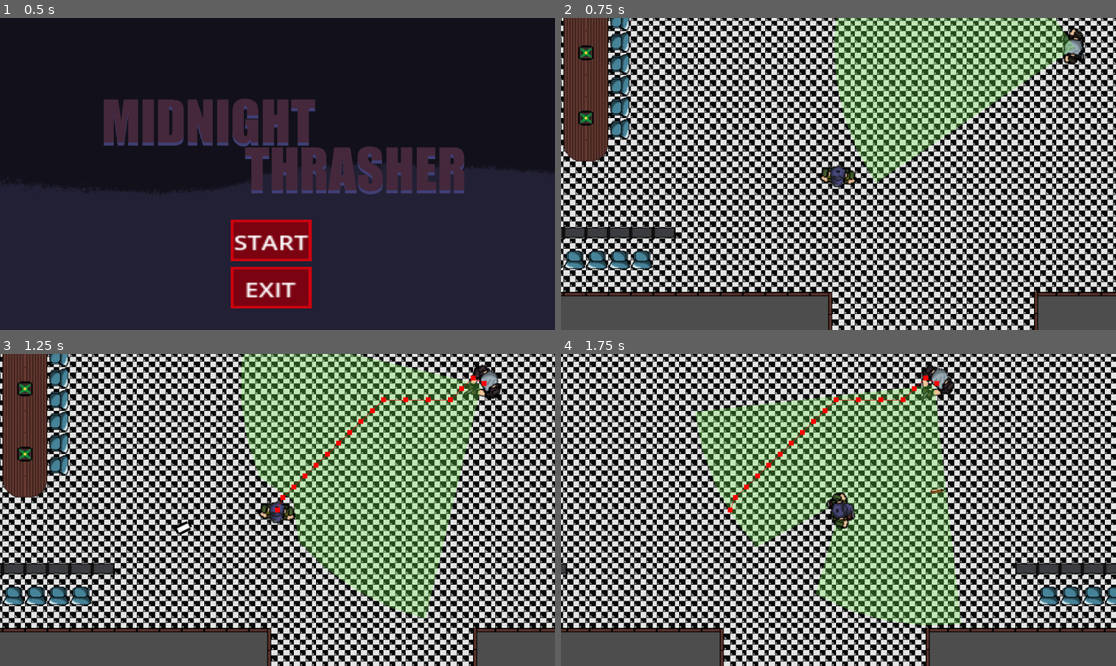
Above: before the commit, frames 1-4 (two rows, left to right).
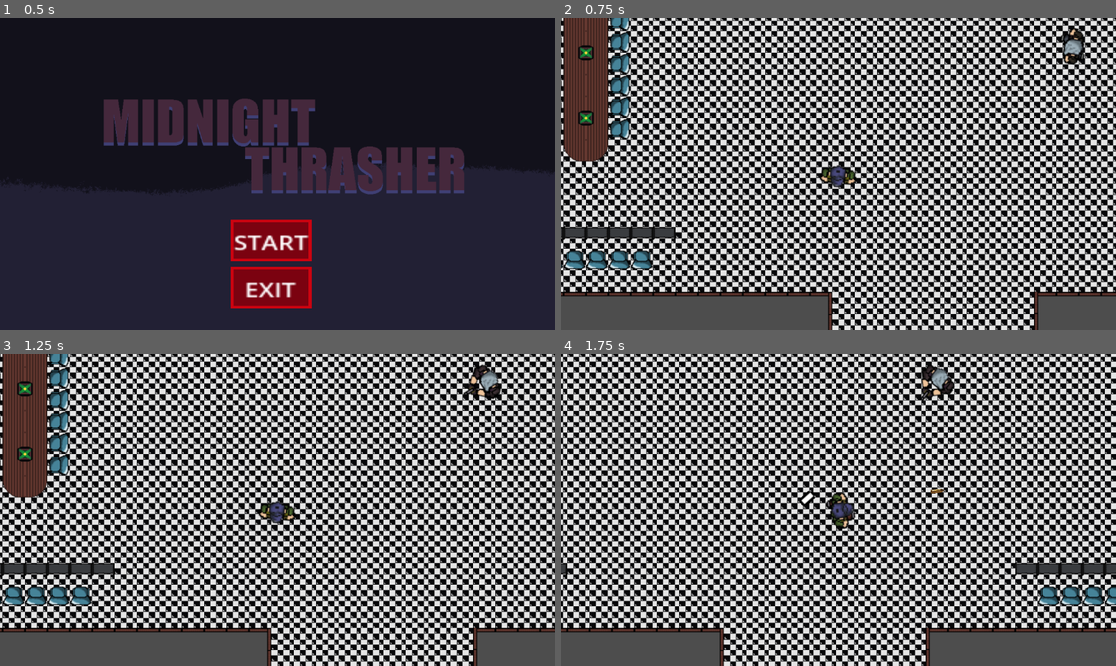
Above: after the commit, the same moments.

Repository: HugoOkumura/Midnight_Thrasher
Game: Godot game, scene res://title/tittle_screen.tscn
The game is run twice, just before and just after one commit, with the same random seed, the same clock (stepped at 60 frames per second) and the same inputs.
Inputs (mouse positions are in pixels of both pictures, inside the frame that each line leads up to):
- Up to frame 1 (0.5 s): no input
- Up to frame 2 (0.75 s): click "START" at 0.5 s
- Up to frame 3 (1.25 s): no input
- Up to frame 4 (1.75 s): tap Enter (ui_accept) at 1.25, 1.52 s; move the mouse to (960, 494) at 1.27 s; hold Right (ui_right) from 1.28 s (still down); click (960, 494) at 1.42 s

Frame 1 is identical in both runs. In frame 2, 14% of the frame differs, in the area x 49-93%, y 0-53%; in frame 3, 25%, in the area x 31-88%, y 0-85%; in frame 4, 24%.

Commit message:
Concertando o ataque do inimigio

Diff:
--- a/Arma/Arma.gd
+++ b/Arma/Arma.gd
@@ -6,8 +6,9 @@
 @onready var bullet_point = $"Bullet Point"
 @onready var forward = $Forward
 
+
 var parent: CharacterBody2D
-var shoot_time = 3
+var shoot_time = 2
 var bullets_per_shot = 1
 var aperture_angle = 0
 var shot_distance = 200
@@ -33,3 +34,6 @@
 
 	for i in range(bullets_per_shot):
 		_create_bullet(direction + offset*i, shooter)
+
+func get_shoot_time() -> float:
+	return shoot_time
--- a/Inimigo/Inimigo.tscn
+++ b/Inimigo/Inimigo.tscn
@@ -293,9 +293,9 @@
 
 [node name="NavigationAgent2D" type="NavigationAgent2D" parent="."]
 path_postprocessing = 1
-debug_enabled = true
 
 [node name="VisionCone2D" type="Node2D" parent="." node_paths=PackedStringArray("write_collision_polygon", "write_polygon2d")]
+visible = false
 rotation = -1.57079
 script = ExtResource("3_4gwwd")
 angle_deg = 90
@@ -332,6 +332,10 @@
 [node name="InimigoAtaque" type="Node" parent="State Machine"]
 script = ExtResource("3_86r7y")
 
+[node name="Timer" type="Timer" parent="State Machine/InimigoAtaque"]
+one_shot = true
+autostart = true
+
 [node name="InimigoMorte" type="Node" parent="State Machine"]
 script = ExtResource("10_02vat")
 
@@ -364,5 +368,6 @@
 one_shot = true
 
 [connection signal="body_entered" from="VisionCone2D/VisionConeArea" to="." method="_on_vision_cone_area_body_entered"]
+[connection signal="timeout" from="State Machine/InimigoAtaque/Timer" to="State Machine/InimigoAtaque" method="_on_timer_timeout"]
 [connection signal="area_entered" from="hitbox" to="." method="_on_hitbox_area_entered"]
 [connection signal="timeout" from="tempo de recarga" to="." method="_on_tempo_de_recarga_timeout"]
--- a/Inimigo/InimigoAtaque.gd
+++ b/Inimigo/InimigoAtaque.gd
@@ -5,15 +5,16 @@
 @onready var ani_sprite = $"../../AnimatedSprite2D"
 @onready var nav = $"../../NavigationAgent2D"
 @onready var arma_inimigo = $"../../Arma Inimigo"
+@onready var timer = $Timer
 
+#var atk_time = arma_inimigo.get_shoot_time()
 var player_position
 var nav_point
 var time_elapsed := 0.0
 
 func Enter(_args):
 	ani_sprite.play("parado_armado")
-	print(arma_inimigo.shoot_time)
-	shoot()
+	#shoot()
 
 func Physics_Update(_delta: float):
 	player_position = inimigo.get_target().global_position
@@ -27,12 +28,15 @@
 	if inimigo.get_distance() > arma_inimigo.shot_distance:
 		Transitioned.emit(self, "InimigoSeguir", null)
 
-	time_elapsed += _delta
 	inimigo.set_distance(inimigo.global_position, player_position)
 
 func shoot():
-	time_elapsed = 0
 	arma_inimigo.fire_bullet(inimigo)
+	timer.start()
 
-func Exit():
-	time_elapsed = 0
+#func Exit():
+	#time_elapsed = 0
+
+func _on_timer_timeout():
+	if inimigo.statesm.current_state is InimigoAtaque:
+		shoot()
